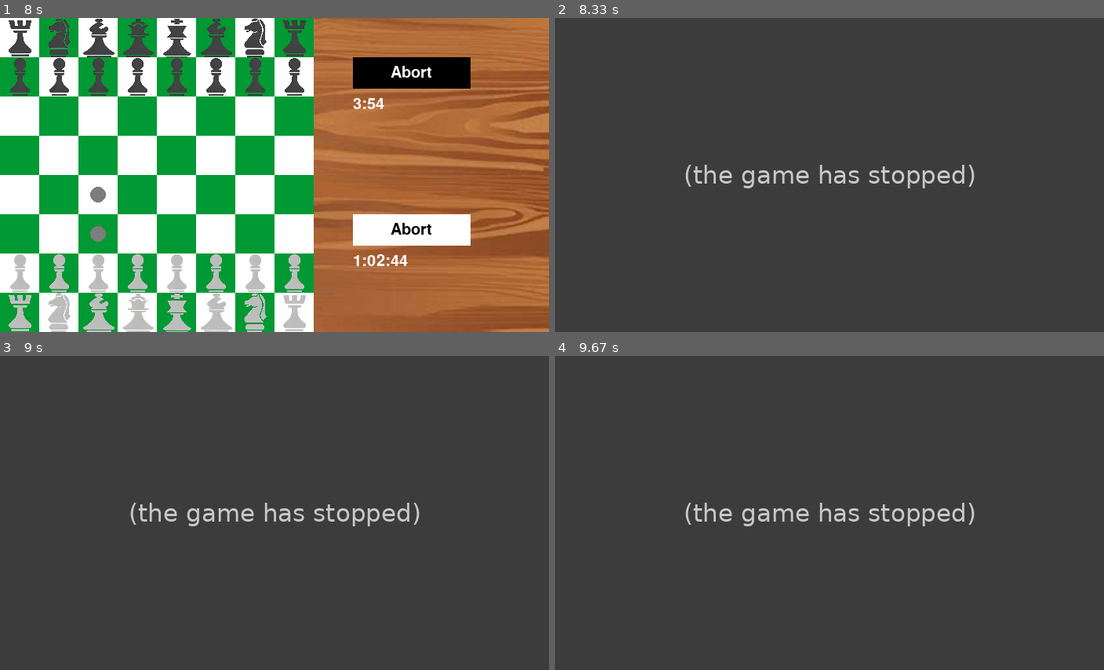
Above: before the commit, frames 1-4 (two rows, left to right).
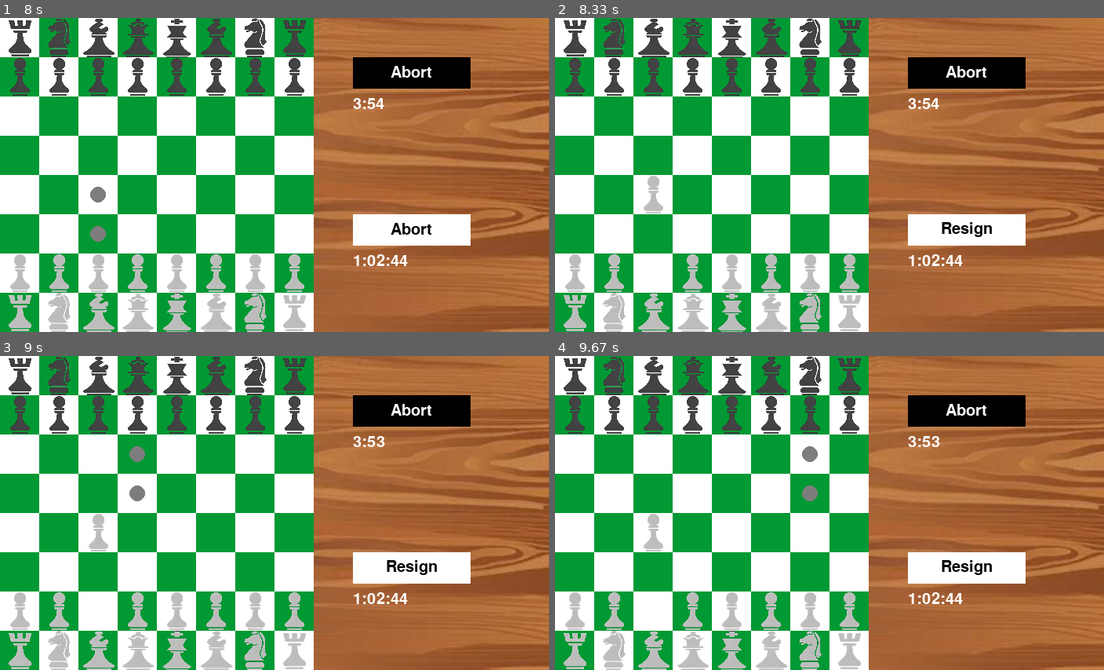
Above: after the commit, the same moments.

Repository: someonewhoexists1210/PygameChess
Game: pygame game, started from main.py
Two runs of this game, one before a commit and one after it. Both use one fixed random seed, a clock stepped at 60 frames per second and the inputs below.
Inputs (mouse positions are in pixels of both pictures, inside the frame that each line leads up to):
- Up to frame 1 (8 s): click (274, 175) at 0.38 s; click (109, 291) at 7.72 s
- Up to frame 2 (8.33 s): click (659, 193) at 8.05 s
- Up to frame 3 (9 s): click (142, 431) at 8.88 s
- Up to frame 4 (9.67 s): click (928, 616) at 9.22 s; click (796, 418) at 9.55 s

Frame 1 is identical in both runs. In frame 2, 96% of the frame differs, in the area x 0-100%, y 0-100%; in frame 3, 96%; in frame 4, 96%.
Error before the commit: NameError: name 'movesdone' is not defined (main.py line 924); the game stopped at 8.07 s (later frames are placeholders)

Commit message:
notation

Diff:
--- a/main.py
+++ b/main.py
@@ -101,12 +101,12 @@
 WKING = pygame.transform.scale(pygame.image.load('imgs/wking.png'), (50,50))
 
 IMGS = {
-        'pawn': (WPAWN, BPAWN),
-        'knight': (WKNIGHT, BKNIGHT),
-        'bishop': (WBISHOP, BBISHOP),
-        'rook': (WROOK, BROOK),
-        'queen': (WQUEEN, BQUEEN),
-        'king': (WKING, BKING),
+        'pawn': (pygame.transform.scale(pygame.image.load('imgs/wpawn.png'), (50,50)), pygame.transform.scale(pygame.image.load('imgs/blpawn.png'), (50,50))),
+        'knight': (pygame.transform.scale(pygame.image.load('imgs/wknight.png'), (50,50)), pygame.transform.scale(pygame.image.load('imgs/blknight.png'), (50,50))),
+        'bishop': (pygame.transform.scale(pygame.image.load('imgs/wbishop.png'), (50,50)), pygame.transform.scale(pygame.image.load('imgs/blbishop.png'), (50,50))),
+        'rook': (pygame.transform.scale(pygame.image.load('imgs/wrook.png'), (50,50)), pygame.transform.scale(pygame.image.load('imgs/blrook.png'), (50,50))),
+        'queen': (pygame.transform.scale(pygame.image.load('imgs/wqueen.png'), (50,50)), pygame.transform.scale(pygame.image.load('imgs/blqueen.png'), (50,50))),
+        'king': (pygame.transform.scale(pygame.image.load('imgs/wking.png'), (50,50)), pygame.transform.scale(pygame.image.load('imgs/blking.png'), (50,50))),
     }
 
 #Misc Variables
@@ -115,6 +115,9 @@
 pawnpushed = 0
 piece_taken = 0
 whites_turn = True
+movesdone = 0
+positions = []
+file = open('game.txt', 'w+')
 
 #Useful lambdas
 right = lambda x: abcs[abcs.index(x[0]) + 1] + x[1]
@@ -606,6 +609,13 @@
         if len(pss[color]) == 2:
             return False
 
+#Gets current position
+def get_position():
+    temp = []
+    for p in pieces:
+        temp.append(p.square)
+    return temp
+
 #Checks for a draw
 def checkdraw():
     if len(pieces) <= 4:
@@ -613,18 +623,22 @@
 
         for p in pieces:
             if type(p) is queen or type(p) is rook or type(p) is pawn:
-                if pawnpushed < 50 or piece_taken < 50: return False, 'Not a draw'
-                else: return True, '50 move rule'
+                if pawnpushed >= 50 and piece_taken >= 50: return True, '50 move rule'
+                elif positions.count(get_position()) >= 2: return True, 'Repetition'
+                else: return False, 'Not a draw'
 
         else:
             if len(wpieces) <= 2 and len(bpieces) <= 2: return True, 'Insufficient Material'
-            return False, 'Not a draw'
+            elif positions.count(get_position()) >= 2: return True, 'Repetition'
+            else: return False, 'Not a draw'
+
 
     else:
-        if pawnpushed < 50 or piece_taken < 50: return False, 'Not a draw'
-        else: return True, '50 move rule'
-
-#Checks
+        if pawnpushed >= 50 and piece_taken >= 50: return True, '50 Move Rule'
+        elif positions.count(get_position()) >= 2: return True, 'Repetition'
+        else: return False, 'Not a draw'
+
+#Checks if in check
 def checkforchecks():
     wking.in_check = False
     bking.in_check = False
@@ -698,13 +712,18 @@
 
 #Checks if move has been made and moves the chosen piece
 def checkmove(pos):
-    global clicked_on_piece, whites_turn, piece_taken, pawnpushed, last_move
+    global clicked_on_piece, whites_turn, piece_taken, pawnpushed, last_move, movesdone
 
     def movechange():
-        global whites_turn, clicked_on_piece, pawnpushed
+        global whites_turn, clicked_on_piece, pawnpushed, movesdone
         whites_turn = not whites_turn
         clicked_on_piece = None
         pawnpushed += 0.5
+        movesdone += 0.5
+        for p in pieces:
+            p.check_moves()
+        positions.append(get_position())
+        notation()
 
     for mv in clicked_on_piece.moves:
         if clicked_on_piece == wking:
@@ -822,9 +841,33 @@
     if result[1]:
         selfking.moves.add(castlesqs[color]['qside'][1] + "p")
 
+#Writes Notation
+def notation():
+    checkforchecks()
+    if last_move == None: return
+
+    x = last_move[1]
+
+    if type(x) is tuple:
+        x = "x" + x[0]
+    if bking.in_check or wking.in_check:
+        x = x + '+'
+
+
+    if type(last_move[0]) is knight:
+        x = 'N' + x
+    elif type(last_move[0]) is pawn:
+        if x[0] == 'x':
+            x = last_move[2][0] + x
+    else:
+        if 'O' not in x:
+            x = type(last_move[0]).__name__[0].upper() + x
+
+    file.write(x + " ")
+
 # Main game loop
 def main():
-    global wpieces, wtime, bpieces, wking, pieces, wpieces, bpieces, bking, run, wkrook, wqrook, bkrook, bqrook, last_move
+    global wpieces, wtime, bpieces, wking, pieces, wpieces, bpieces, bking, run, wkrook, wqrook, bkrook, bqrook, last_move, draw
     run = True
     clock = pygame.time.Clock()
     resignblack = Button(450, 50, "Resign", (0, 0, 0),(255, 255, 255), False, False, 150, 40)
@@ -982,14 +1025,28 @@
         pygame.display.update()
 
 def result(res):
-    global run
+    global run, file
+
     while True:
         message = Button(225, 175, res, (255, 255, 255), 100, 50)
         message.draw()
+
+
         run = False
 
         for event in pygame.event.get():
                 if event.type==pygame.QUIT:
+                    file.close()
+                    f = open('game.txt', 'r+')
+                    pgn = f.read()
+                    f1 = open('game.txt', 'w+')
+                    if res.split()[-1] == "CHECKMATE":
+                        f1.write(pgn[:-2] + '#')
+                    elif draw[0]:
+                        if pgn[-2] != "+":
+                            f1.write(pgn[:-1] + '=')
+                        else:
+                            f1.write(pgn[:-2] + '=')
                     pygame.quit()
                     sys.exit()
         pygame.display.update()
